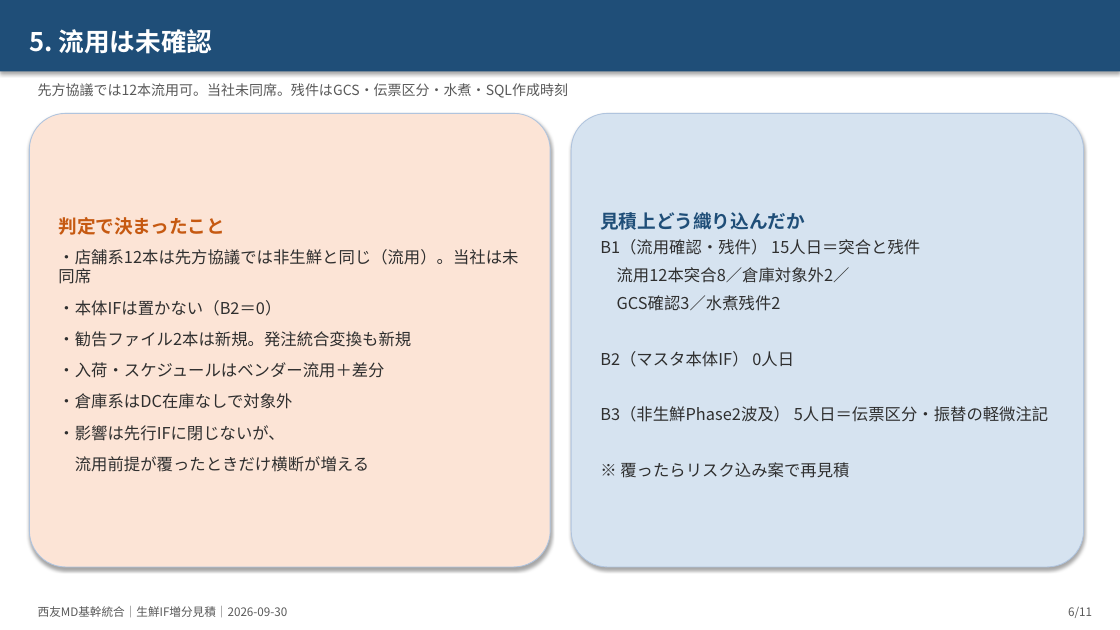
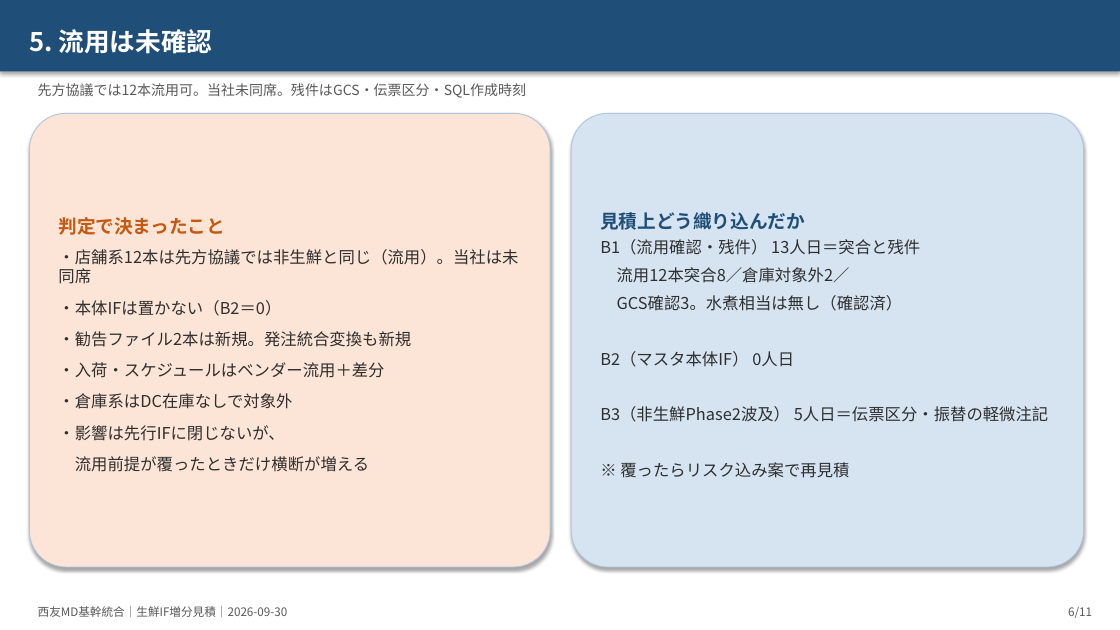
Before and after one commit to ZangPengshi-TREC/Zang_TreC, a slide deck: slide 6 of PMI/Sinops/phase2-detail-design/sources/20260921-生鮮IF増分見積/【説明】生鮮IF増分_標準案見積_リスク着眼_20260921.pptx. Drawn at 1120x630 pixels with LibreOffice and Linux fonts; fonts in the diff are those of the drawing. Boxes give left, top, right and bottom in pixels: in the first picture for what was removed or moved away, otherwise in the second. Text is boxed around its words. In the diff, an @@ line names an element or a change of style, - is before the commit and + after.

```diff
--- a/PMI/Sinops/phase2-detail-design/sources/20260921-生鮮IF増分見積/【説明】生鮮IF増分_標準案見積_リスク着眼_20260921.pptx
+++ b/PMI/Sinops/phase2-detail-design/sources/20260921-生鮮IF増分見積/【説明】生鮮IF増分_標準案見積_リスク着眼_20260921.pptx
@@ text at <box>38,83,526,98</box>: text changed @@
-先方協議では12本流用可。当社未同席。残件はGCS・伝票区分・水煮・SQL作成時刻
+先方協議では12本流用可。当社未同席。残件はGCS・伝票区分・SQL作成時刻
@@ text in rounded rectangle at <box>600,239,920,255</box>: text changed @@
-B1（流用確認・残件） 15人日＝突合と残件
+B1（流用確認・残件） 13人日＝突合と残件
@@ text in rounded rectangle at <box>617,295,903,311</box>: text changed @@
-GCS確認3／水煮残件2
+GCS確認3。水煮相当は無し（確認済）
```
Also in this commit, not shown: 8 other slides changed, 18 other files.
